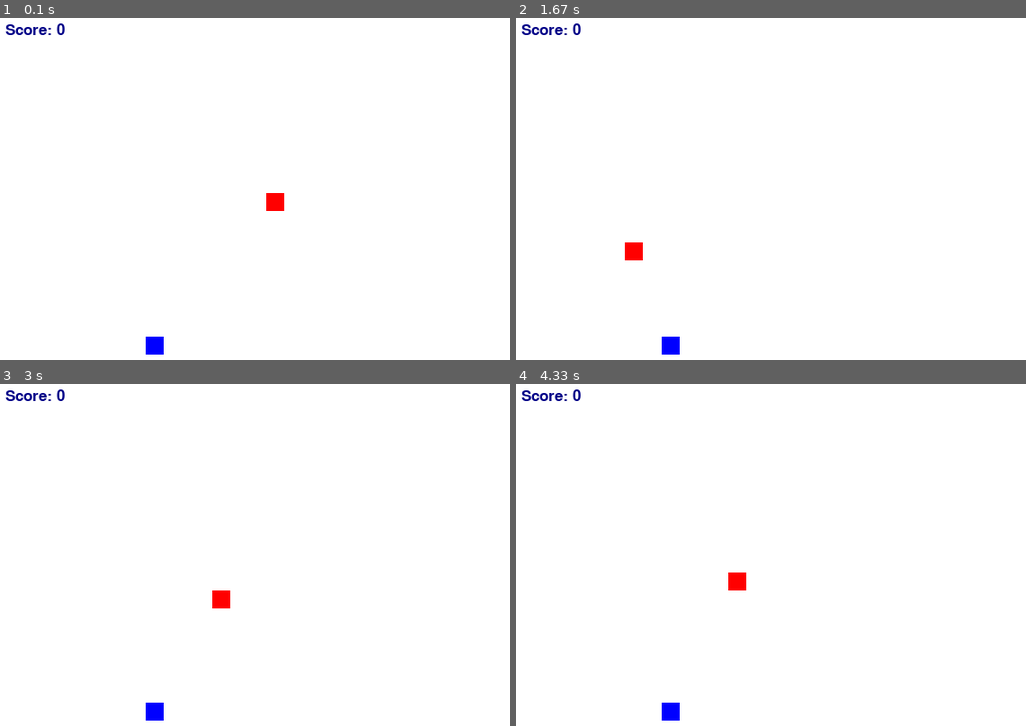
Above: before the commit, frames 1-4 (two rows, left to right).
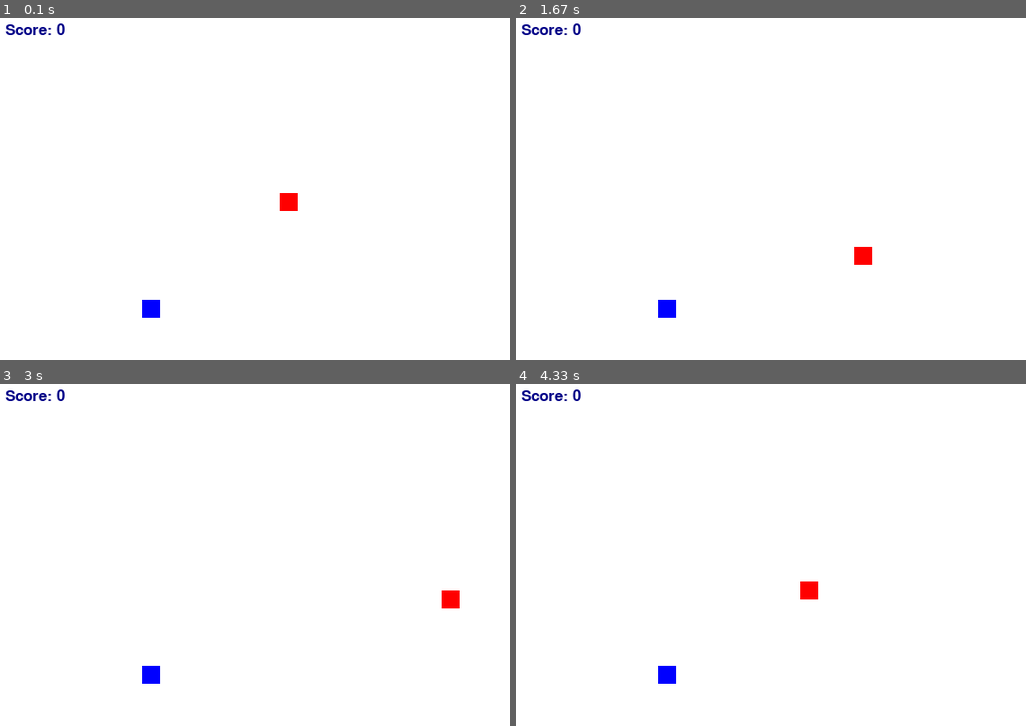
Above: after the commit, the same moments.

Repository: azuracc254/Exerc-cios_Python
Game: pygame game, started from Jog0_posição_aleatoria.py
Two runs of this game, one before a commit and one after it. Both use one fixed random seed, a clock stepped at 60 frames per second and the inputs below.
Inputs:
- Up to frame 1 (0.1 s): no input
- Up to frame 2 (1.67 s): hold A 0.33-0.87 s; hold S 0.9-1.2 s; hold A 1.23-1.63 s
- Up to frame 3 (3 s): hold W 1.67-2.03 s; hold D 2.07-2.7 s; hold S from 2.73 s (still down)
- Up to frame 4 (4.33 s): release S at 3.1 s; hold A 3.13-3.6 s; hold D 3.63-4.1 s; hold W from 4.13 s (still down)

The runs differ from the first frame. In frame 1, 0.6% of the frame differs, in the area x 27-59%, y 51-99%; in frame 2, 0.7%, in the area x 21-70%, y 65-99%; in frame 3, 0.7%; in frame 4, 0.7%.

Commit message:
Correção de lógica

Diff:
--- a/Jog0_posição_aleatoria.py
+++ b/Jog0_posição_aleatoria.py
@@ -1,3 +1,4 @@
+
 #Jog0_posição aleatoria
 import pygame
 from pygame.locals import *
@@ -24,44 +25,68 @@
 
 relogio = pygame.time.Clock()
 
-x_azul = randint(40, 600)
-y_azul = randint(50, 430)
+x_azul = randint(40, 580)
+y_azul = randint(50, 380)
+
+#Cria o corpo da cobra
+cobra = [(x, y)]
+
+#Define a direção inicial da cobra
+direcao = "direita"
 
 while True:
     tela.fill(branco)
     relogio.tick(35)
     texto_durante = fonte_durante.render(f"Score: {pontos}", True, azul)
     tela.blit(texto_durante, (10, 10))
+
     #Basicamente pega um evento e seu tipo o tempo todo
     for event in pygame.event.get():
         #Verifica se uma tecla foi clicada
         if event.type == KEYDOWN:
             #Verifica qual tecla foi clicada
-            if event.key == K_a:
-                x = x -5
-            elif event.key == K_d:
-                x = x + 5
-            elif event.key == K_w:
-                y = y - 5
-            elif event.key == K_s:
-                y = y + 5
+            if event.key == K_a and direcao != "direita":
+                direcao = "esquerda"
+            elif event.key == K_d and direcao != "esquerda":
+                direcao = "direita"
+            elif event.key == K_w and direcao != "baixo":
+                direcao = "cima"
+            elif event.key == K_s and direcao != "cima":
+                direcao = "baixo"
+
         #Verifica se a pessoa selecionou sair
         if event.type == QUIT:
             #Executa o método exit()
             exit()
-    #Verifica qual tecla foi pressionada
-    if pygame.key.get_pressed()[K_a]:
+
+    #Verifica qual direção a cobra está seguindo
+    if direcao == "esquerda":
         x = x - 5
-    if pygame.key.get_pressed()[K_d]:
+    if direcao == "direita":
         x = x + 5
-    if pygame.key.get_pressed()[K_w]:
+    if direcao == "cima":
         y = y - 5
-    if pygame.key.get_pressed()[K_s]:
+    if direcao == "baixo":
         y = y + 5
+
+    #Adiciona a nova posição da cabeça da cobra
+    cobra.append((x, y))
+
+    #Mantém o tamanho da cobra
+    if len(cobra) > pontos + 1:
+        cobra.pop(0)
+
+    #Desenha a cobra na tela
+    for parte in cobra:
+        pygame.draw.rect(tela, (255, 0, 0), (parte[0], parte[1], 20, 20))
+
     #"pygame.draw" é um método que desenha algo na tela, neste caso o "rect" -> retângulo
     #Seus parâmetros são: tela em que será exibido, cor no espectro RGB, posição e proporção (altura e largura)
-    ret_vermelho = pygame.draw.rect(tela, (255, 0, 0), (x, y, 20, 20))
     ret_azul = pygame.draw.rect(tela, (0, 0, 255), (x_azul, y_azul, 20, 20))
+
+    #Cria um retângulo para verificar a colisão da cabeça com o azul
+    ret_vermelho = pygame.Rect(x, y, 20, 20)
+
     #O método "colliderect()" detecta colisão entre dois retângulos "rect"
     if ret_vermelho.colliderect(ret_azul):
         x_azul = randint(40, 580)
@@ -72,10 +97,11 @@
     #Verifica se o player encostou nas bordas da tela
     if x < 0 or x + 20 > largura or y < 0 or y + 20 > altura:
         #Exibe um texto de derrota na tela
-        texto_derrota = fonte_derrota.render(f"You Lose!\n Score: {pontos_final}", True, azul, vermelho)
+        texto_derrota = fonte_derrota.render(f"You Lose! Score: {pontos_final}", True, azul, vermelho)
         tela.fill(branco)
         tela.blit(texto_derrota, (100, 180))
         pygame.display.update()
+
         #Pega o evento que acabou de ocorrer
         while True:
             for event in pygame.event.get():
@@ -86,9 +112,26 @@
                     if event.key == K_RETURN or event.key == K_KP_ENTER:
                         exit()
 
+    #Verifica se a cabeça bateu no corpo da cobra
+    if len(cobra) > 4:
+        for parte in cobra[:-1]:
+            if x == parte[0] and y == parte[1]:
+                #Exibe um texto de derrota na tela
+                texto_derrota = fonte_derrota.render(f"You Lose! Score: {pontos_final}", True, azul, vermelho)
+                tela.fill(branco)
+                tela.blit(texto_derrota, (100, 180))
+                pygame.display.update()
+
+                #Pega o evento que acabou de ocorrer
+                while True:
+                    for event in pygame.event.get():
+                        if event.type == QUIT:
+                            exit()
+                        #Verifica se é a tecla Enter
+                        if event.type == KEYDOWN:
+                            if event.key == K_RETURN or event.key == K_KP_ENTER:
+                                exit()
     pygame.display.update()
-
-
 
 
 #Listas em Python
